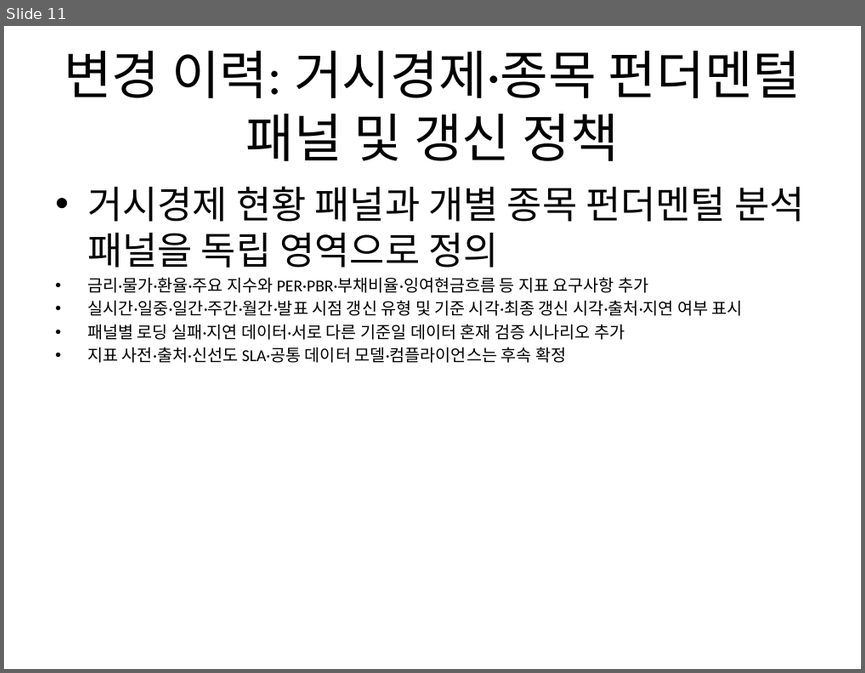
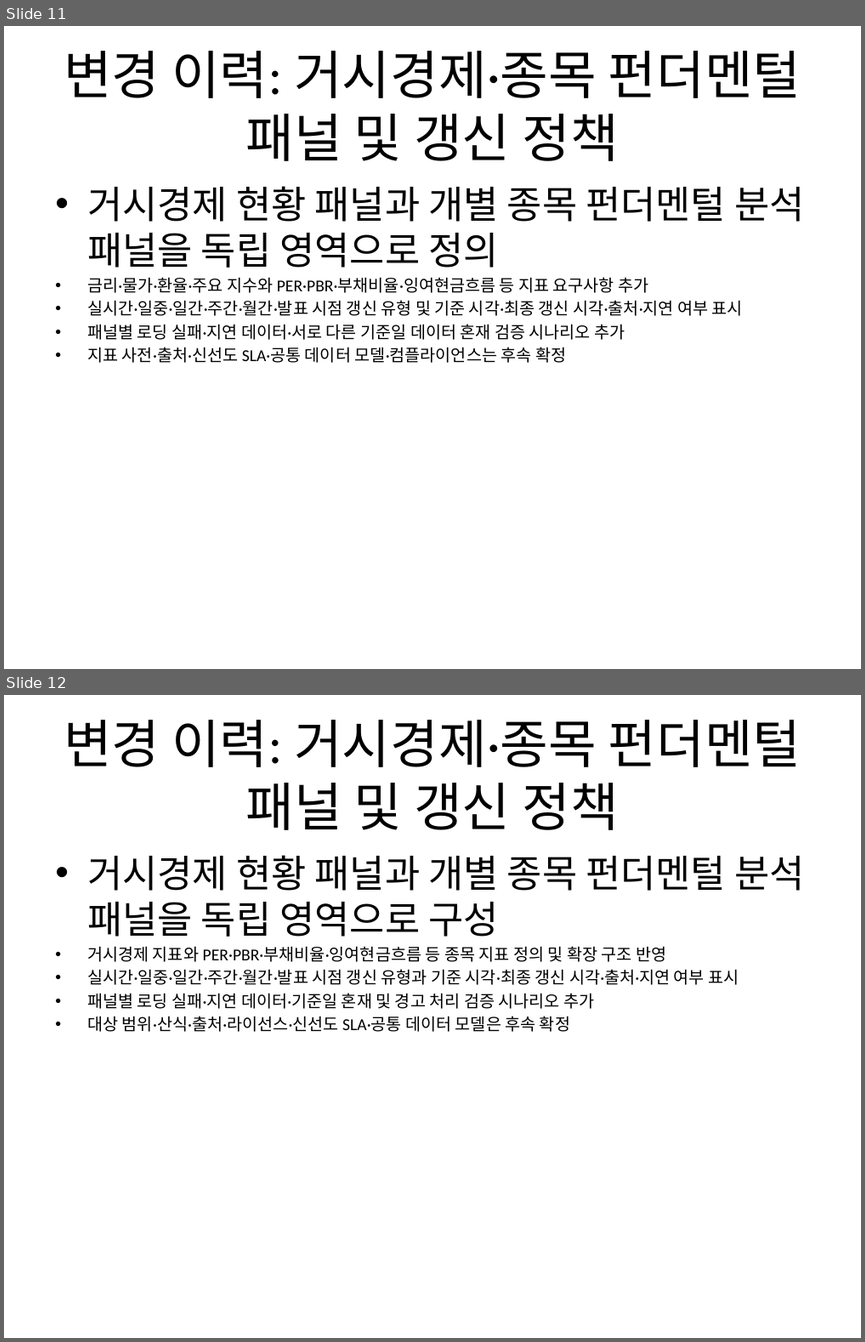
Before and after one commit to Abraxaspark91/n8n_termpjt, a slide deck: scenarios/S07_investment_dashboard/deliverables/투자대시보드_기획_덱.pptx. Shown one above the other, each under a label of ours: slide 11 before the commit, slides 11 and 12 after it. The pictures are 865x673 and 865x1342 pixels, drawn with LibreOffice and Linux fonts; fonts in the diff are those of the drawing. Boxes give left, top, right and bottom in pixels: in the first picture for what was removed or moved away, otherwise in the second. Text is boxed around its words. In the diff, an @@ line names an element or a change of style, - is before the commit and + after.

```diff
--- a/scenarios/S07_investment_dashboard/deliverables/투자대시보드_기획_덱.pptx
+++ b/scenarios/S07_investment_dashboard/deliverables/투자대시보드_기획_덱.pptx
@@ slide 12 added at box(4, 695, 861, 1338), background #FFFFFF @@
@@ title added at box(64, 720, 801, 830), 44 pt, text #000000 @@
+변경 이력: 거시경제·종목 펀더멘털 패널 및 갱신 정책
@@ text added at box(87, 855, 804, 1032), 14 pt, text #000000 @@
+• 거시경제 현황 패널과 개별 종목 펀더멘털 분석 패널을 독립 영역으로 구성
+• 거시경제 지표와 PER·PBR·부채비율·잉여현금흐름 등 종목 지표 정의 및 확장 구조 반영
+• 실시간·일중·일간·주간·월간·발표 시점 갱신 유형과 기준 시각·최종 갱신 시각·출처·지연 여부 표시
+• 패널별 로딩 실패·지연 데이터·기준일 혼재 및 경고 처리 검증 시나리오 추가
+• 대상 범위·산식·출처·라이선스·신선도 SLA·공통 데이터 모델은 후속 확정
```
Also in this commit, not shown: 8 other files.
